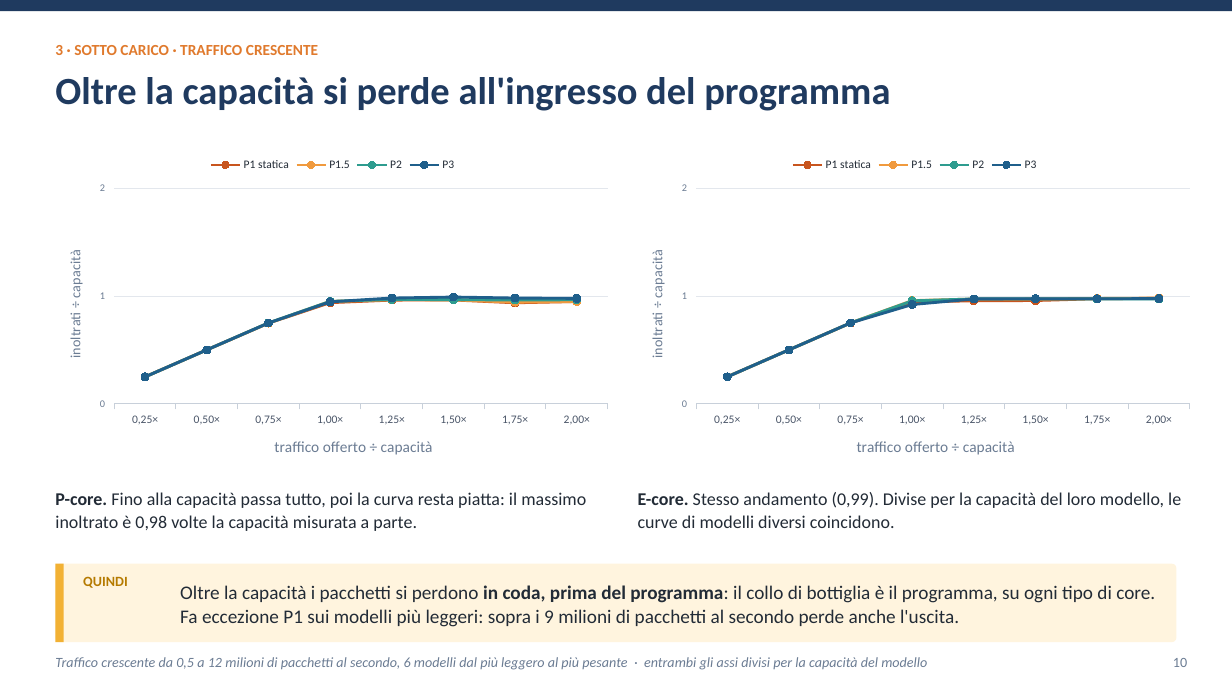
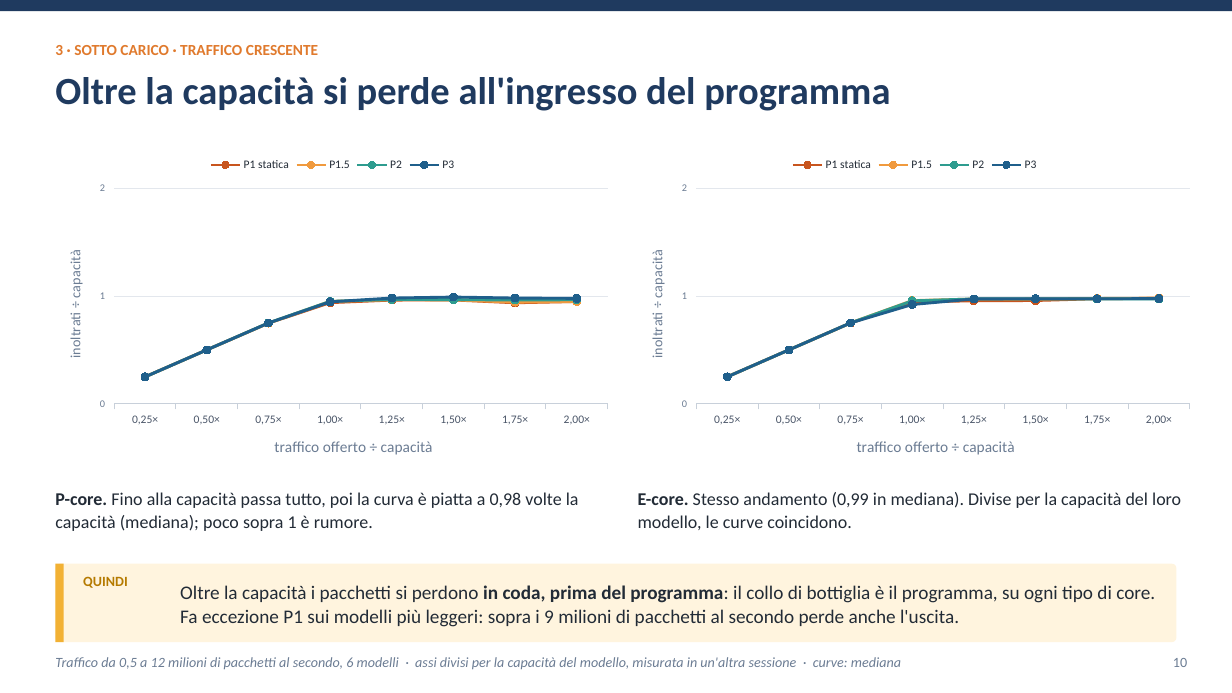
Before and after one commit to ettore-cantile/ipa_lab, a slide deck: slide 10 of docs/Inferenza di una rete neurale nel kernel Linux con eBPF XDP.pptx. Drawn at 1232x693 pixels with LibreOffice and Linux fonts; fonts in the diff are those of the drawing. Boxes give left, top, right and bottom in pixels: in the first picture for what was removed or moved away, otherwise in the second. Text is boxed around its words. In the diff, an @@ line names an element or a change of style, - is before the commit and + after.

```diff
--- a/docs/Inferenza di una rete neurale nel kernel Linux con eBPF XDP.pptx
+++ b/docs/Inferenza di una rete neurale nel kernel Linux con eBPF XDP.pptx
@@ text at (55,492,579,531): text changed @@
-P-core. Fino alla capacità passa tutto, poi la curva resta piatta: il massimo inoltrato è 0,98 volte la capacità misurata a parte.
+P-core. Fino alla capacità passa tutto, poi la curva è piatta a 0,98 volte la capacità (mediana); poco sopra 1 è rumore.
@@ text at (638,492,1181,530): text changed @@
-E-core. Stesso andamento (0,99). Divise per la capacità del loro modello, le curve di modelli diversi coincidono.
+E-core. Stesso andamento (0,99 in mediana). Divise per la capacità del loro modello, le curve coincidono.
@@ text at (55,657,901,669): text changed @@
-Traffico crescente da 0,5 a 12 milioni di pacchetti al secondo, 6 modelli dal più leggero al più pesante · entrambi gli assi divisi per la capacità del modello
+Traffico da 0,5 a 12 milioni di pacchetti al secondo, 6 modelli · assi divisi per la capacità del modello, misurata in un'altra sessione · curve: mediana
```
Also in this commit, not shown: 20 other slides changed, 11 other files.
